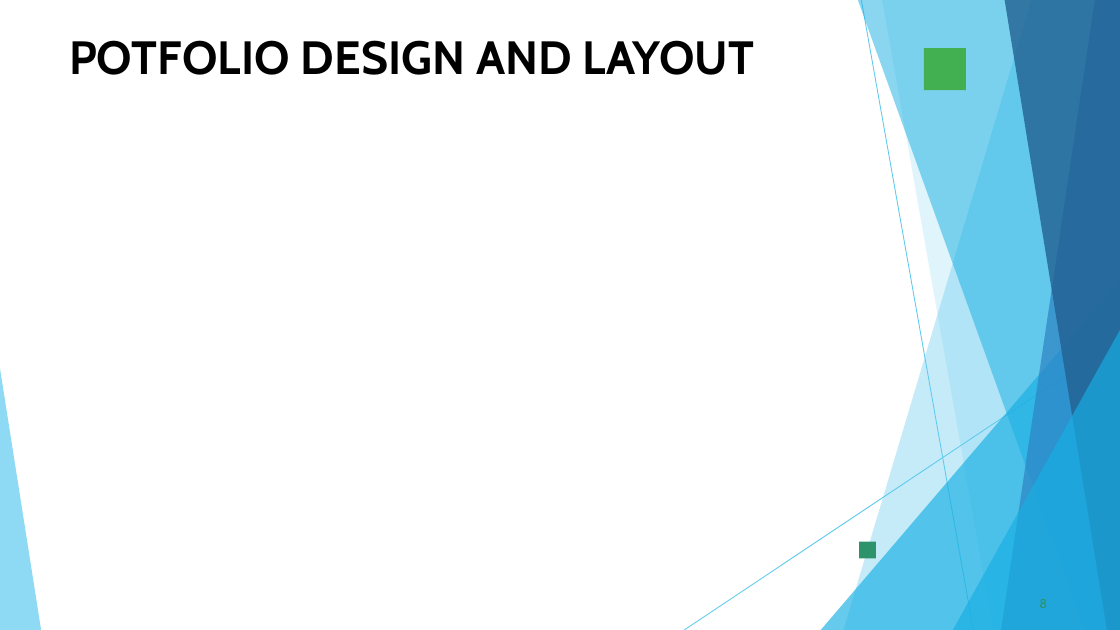
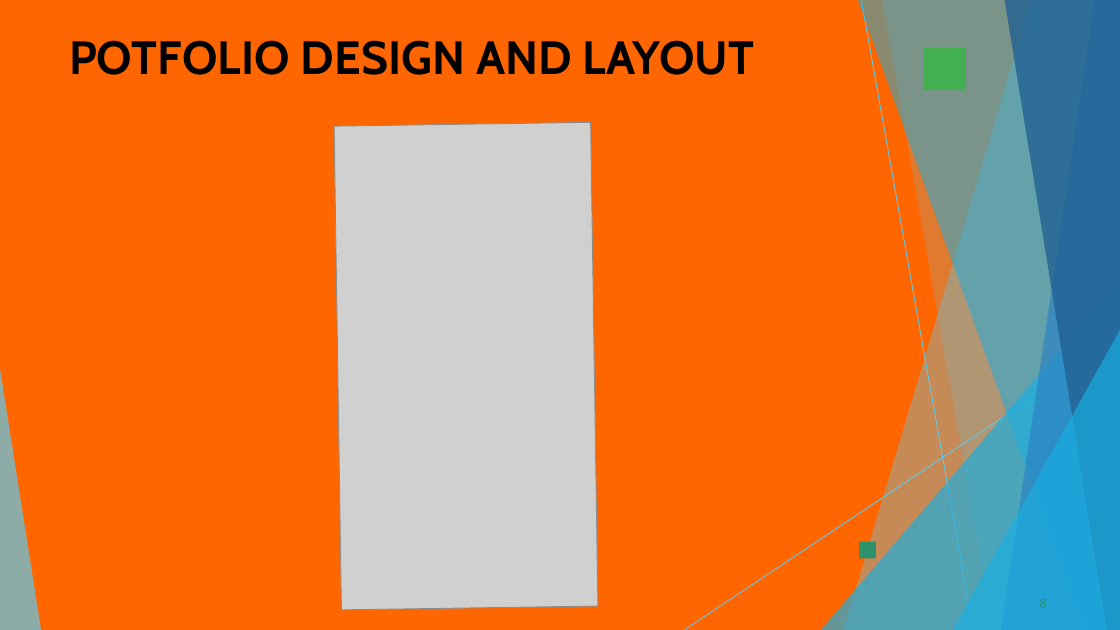
Before and after one commit to mohanpriyamohan2006-create/Mohan-priya--NM-edunet-project-, a slide deck: slide 8 of PPT FWD TNSDC 2025.pptx. Drawn at 1120x630 pixels with LibreOffice and Linux fonts; fonts in the diff are those of the drawing; grey boxes stand for pictures; background and template pictures are left out. Boxes give left, top, right and bottom in pixels: in the first picture for what was removed or moved away, otherwise in the second. Text is boxed around its words. In the diff, an @@ line names an element or a change of style, - is before the commit and + after.

```diff
--- a/PPT FWD TNSDC 2025.pptx
+++ b/PPT FWD TNSDC 2025.pptx
@@ background #FFFFFF to #FF6600 @@
@@ picture added at <box>334,122,598,610</box> @@
```
Also in this commit, not shown: 8 other slides changed, 4 slides added, 2 slides removed.
